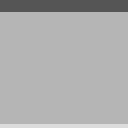
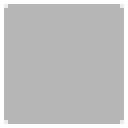
The second 128px x 128px image is a revision of the first. Changes to its layers:
added layer "Layer 2" above "Layer 1" over [4, 4, 124, 124]
hid "Layer 1" over [0, 0, 128, 128]
hid "Rounded Rectangle 1" over [0, 0, 128, 128]
hid "Layer 0" over [0, 0, 128, 128]
